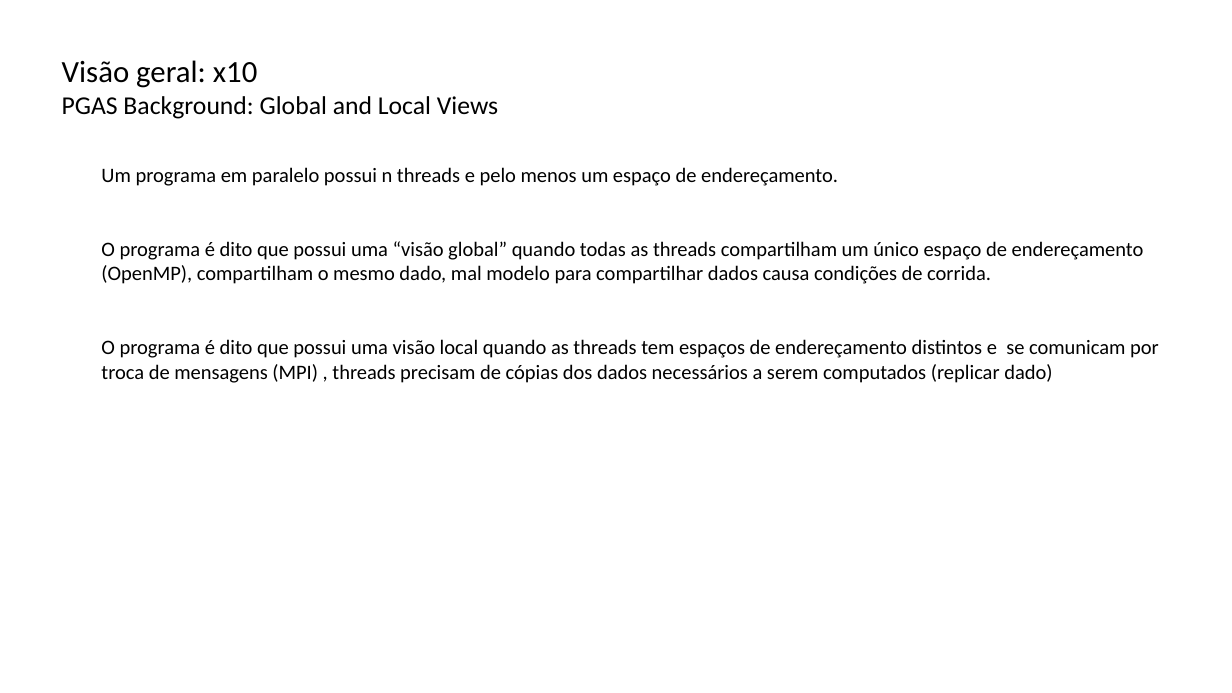
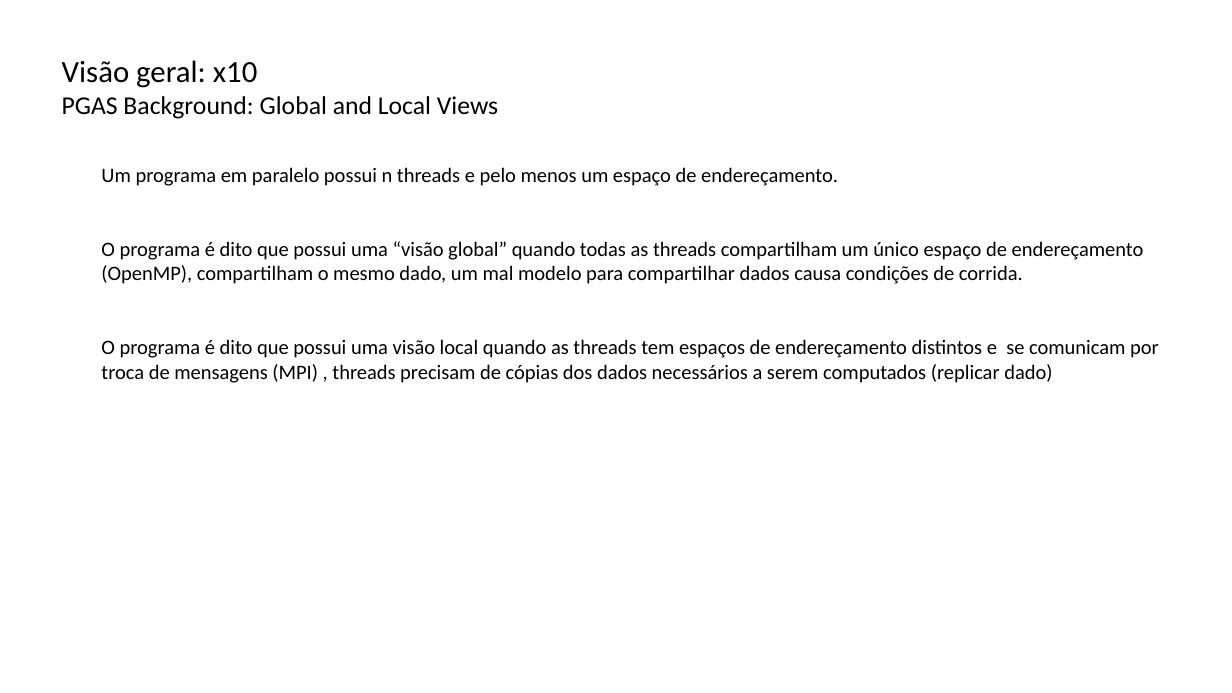
Before and after one commit to lquatrin/inf2591, a slide deck: slide 3 of x10.pptx. Drawn at 1232x693 pixels with LibreOffice and Linux fonts; fonts in the diff are those of the drawing. Boxes give left, top, right and bottom in pixels: in the first picture for what was removed or moved away, otherwise in the second. Text is boxed around its words. In the diff, an @@ line names an element or a change of style, - is before the commit and + after.

```diff
--- a/x10.pptx
+++ b/x10.pptx
@@ text at (101,241,1144,284): text changed @@
-• O programa é dito que possui uma “visão global” quando todas as threads compartilham um único espaço de endereçamento (OpenMP), compartilham o mesmo dado, mal modelo para compartilhar dados causa condições de corrida.
+• O programa é dito que possui uma “visão global” quando todas as threads compartilham um único espaço de endereçamento (OpenMP), compartilham o mesmo dado, um mal modelo para compartilhar dados causa condições de corrida.
```
Also in this commit, not shown: 12 other slides changed, 8 slides added, 3 slides removed, 1 other file.
